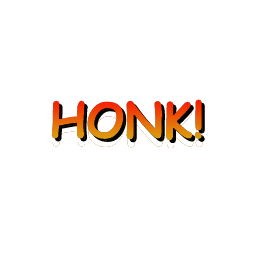
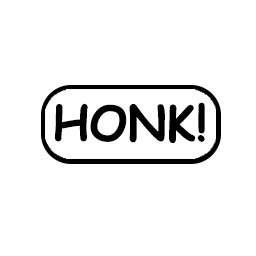
Layers edited between the first and the second 256px x 256px image:
hid "HONK!" (1st of 2) over [left=51, top=99, right=203, bottom=148]
added layer "Rounded Rectangle 1" (1st of 2) above "Rounded Rectangle 1" over [left=45, top=89, right=216, bottom=159]
added layer "Rounded Rectangle 1" (2nd of 2) over [left=41, top=85, right=221, bottom=164]
